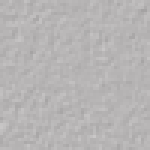
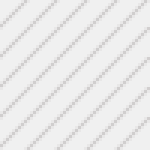
Layered file, before and after one edit (150 × 150). Changes by layer:
added layer "Shape 2 copy 4" above "Shape 2 copy 3" over (0, 0, 30, 30)
added layer "Shape 2 copy 3" above "Shape 2 copy 2" over (0, 0, 60, 60)
added layer "Shape 2 copy 2" above "Shape 2 copy" over (0, 0, 90, 90)
added layer "Shape 2 copy" above "Shape 2 copy 8" over (0, 0, 120, 120)
added layer "Shape 2 copy 8" above "Shape 2 copy 7" over (114, 114, 150, 150)
added layer "Shape 2 copy 7" above "Shape 2 copy 6" over (84, 84, 150, 150)
added layer "Shape 2 copy 6" above "Shape 2 copy 5" over (54, 54, 150, 150)
added layer "Shape 2 copy 5" above "Shape 2" over (24, 24, 150, 150)
added layer "Shape 2" above "Shape 1" over (0, 0, 150, 150)
hid "Shape 1" over (0, 0, 150, 150)
